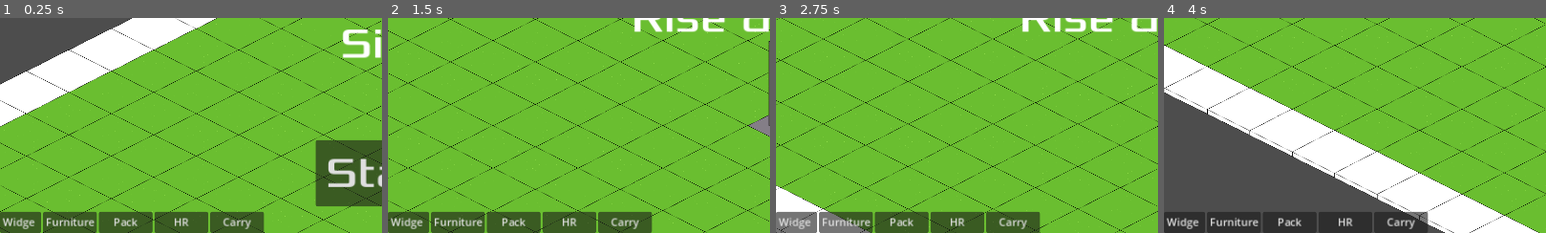
Above: before the commit, frames 1-4 (left to right).
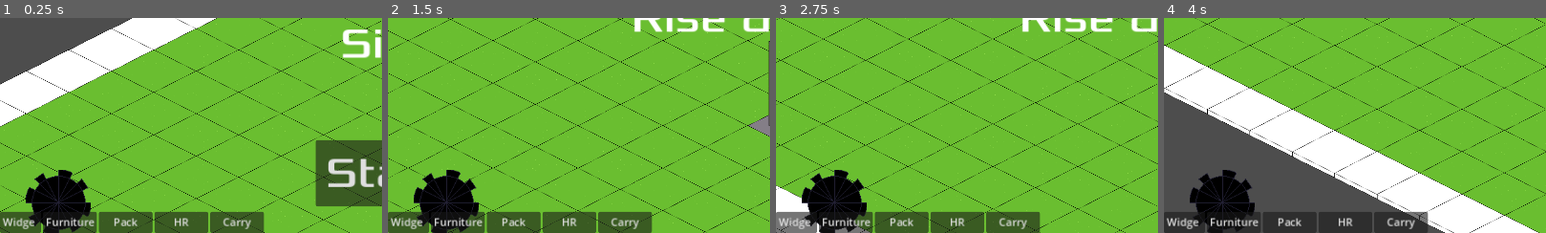
Above: after the commit, the same moments.

Repository: Final-Parsec/office-sim
Game: Godot game, scene res://main.tscn
The game is run twice, just before and just after one commit, with the same random seed, the same clock (stepped at 60 frames per second) and the same inputs.
Inputs (mouse positions are % of the whole screen's width and height, from its top left):
- Up to frame 1 (0.25 s): no input
- Up to frame 2 (1.5 s): click (8, 93) at 0.52 s; click "Start" at 1.25 s
- Up to frame 3 (2.75 s): move the mouse to (72, 45) at 2.02 s; hold Right (move_right) from 2.03 s (still down); click (72, 45) at 2.1 s
- Up to frame 4 (4 s): move the mouse to (30, 55) at 2.77 s; release Right (move_right) at 2.78 s; hold S (move_down) 2.78-3.53 s; click (30, 55) at 2.85 s; move the mouse to (60, 28) at 3.52 s; hold Right (move_right) from 3.53 s (still down); click (60, 28) at 3.6 s
The pictures show only the part of the screen within x 0-50%, y 50-100%; the shares and areas given below are measured in that part.

The runs differ from the first frame. In frame 1, 3.4% of the frame differs, in the area x 6-24%, y 70-100%; in frame 2, 3.5%; in frame 3, 3.5%; in frame 4, 3.1%.

Commit message:
action hotkeys, fix mailman double collect bug, fix widget free bug, log time because I'm suspicious of another bug

Diff:
--- a/game/hud.tscn
+++ b/game/hud.tscn
@@ -1,12 +1,53 @@
-[gd_scene load_steps=8 format=3 uid="uid://bw6td1ka2uv5c"]
+[gd_scene load_steps=19 format=3 uid="uid://bw6td1ka2uv5c"]
 
 [ext_resource type="Script" path="res://hud.gd" id="1_0jbru"]
 [ext_resource type="FontFile" uid="uid://cw8737f1dq6n3" path="res://fonts/Xolonium-Regular.ttf" id="1_3xhbu"]
+[ext_resource type="Texture2D" uid="uid://dqlvc1tmxi238" path="res://art/widget1.png" id="3_2amy2"]
 [ext_resource type="ButtonGroup" uid="uid://ccfmiaex7mmvt" path="res://action_bar.tres" id="3_63eek"]
 [ext_resource type="Script" path="res://hr_panel.gd" id="4_lgdrw"]
 [ext_resource type="Texture2D" uid="uid://ndlb74qnveg0" path="res://art/colm_reeves1.png" id="5_epwqy"]
 
 [sub_resource type="Shortcut" id="Shortcut_wpxgg"]
+
+[sub_resource type="InputEventKey" id="InputEventKey_qhti0"]
+device = -1
+keycode = 49
+unicode = 49
+
+[sub_resource type="Shortcut" id="Shortcut_o56nb"]
+events = [SubResource("InputEventKey_qhti0")]
+
+[sub_resource type="InputEventKey" id="InputEventKey_cff42"]
+device = -1
+keycode = 50
+unicode = 50
+
+[sub_resource type="Shortcut" id="Shortcut_ff7vr"]
+events = [SubResource("InputEventKey_cff42")]
+
+[sub_resource type="InputEventKey" id="InputEventKey_fkb0y"]
+device = -1
+keycode = 51
+unicode = 51
+
+[sub_resource type="Shortcut" id="Shortcut_dr0wh"]
+events = [SubResource("InputEventKey_fkb0y")]
+
+[sub_resource type="InputEventKey" id="InputEventKey_a6gk2"]
+device = -1
+keycode = 52
+unicode = 52
+
+[sub_resource type="Shortcut" id="Shortcut_ilu61"]
+events = [SubResource("InputEventKey_a6gk2")]
+
+[sub_resource type="InputEventKey" id="InputEventKey_8fpgi"]
+device = -1
+keycode = 53
+unicode = 53
+
+[sub_resource type="Shortcut" id="Shortcut_yqswv"]
+events = [SubResource("InputEventKey_8fpgi")]
 
 [sub_resource type="SpriteFrames" id="SpriteFrames_fm8g5"]
 animations = [{
@@ -94,6 +135,13 @@
 wait_time = 2.0
 one_shot = true
 
+[node name="TextureButton" type="TextureButton" parent="."]
+offset_left = 38.0
+offset_top = 552.0
+offset_right = 78.0
+offset_bottom = 592.0
+texture_normal = ExtResource("3_2amy2")
+
 [node name="WidgetButton" type="Button" parent="."]
 anchors_preset = 2
 anchor_top = 1.0
@@ -105,6 +153,7 @@
 size_flags_vertical = 8
 toggle_mode = true
 button_group = ExtResource("3_63eek")
+shortcut = SubResource("Shortcut_o56nb")
 text = "Widget"
 
 [node name="FurnitureButton" type="Button" parent="."]
@@ -116,6 +165,7 @@
 offset_right = 146.0
 grow_vertical = 0
 toggle_mode = true
+shortcut = SubResource("Shortcut_ff7vr")
 text = "Furniture"
 
 [node name="PackButton" type="Button" parent="."]
@@ -127,6 +177,7 @@
 offset_right = 230.0
 grow_vertical = 0
 toggle_mode = true
+shortcut = SubResource("Shortcut_dr0wh")
 text = "Pack"
 
 [node name="HRButton" type="Button" parent="."]
@@ -138,6 +189,7 @@
 offset_right = 314.0
 grow_vertical = 0
 toggle_mode = true
+shortcut = SubResource("Shortcut_ilu61")
 text = "HR"
 
 [node name="CarryButton" type="Button" parent="."]
@@ -149,6 +201,7 @@
 offset_right = 398.0
 grow_vertical = 0
 toggle_mode = true
+shortcut = SubResource("Shortcut_yqswv")
 text = "Carry
 "
 
--- a/game/mailman.gd
+++ b/game/mailman.gd
@@ -24,6 +24,9 @@
 	visible = true
 	var collectible_package = null
 	for package in package_container.get_children():
+		if package.is_queued_for_deletion():
+			continue
+
 		var tile_coord = $"../TileMapLayer".local_to_map($"../TileMapLayer".to_local(package.global_position))
 		var tile_data = $"../TileMapLayer".get_cell_tile_data(tile_coord)
 		if tile_data:
--- a/game/main.gd
+++ b/game/main.gd
@@ -145,6 +145,7 @@
 func _on_hud_player_rest_requested() -> void:
 	$DayTimer.paused = true
 	while current_time != 6 * 60:
+		print('advancing time ' + str(current_time) + ' - ' + str(drive_points))
 		_on_day_timer_timeout()
 		if drive_points < 100:
 			drive_points += 1
--- a/game/widget.gd
+++ b/game/widget.gd
@@ -6,9 +6,6 @@
 	var widget_types = $AnimatedSprite2D.sprite_frames.get_animation_names()
 	$AnimatedSprite2D.play(widget_types[randi() % widget_types.size()])
 	progress = 0
-
-func _on_visible_on_screen_notifier_2d_screen_exited() -> void:
-	queue_free()
 
 func build(additional_progress: int):
 	DamageNumbers.display_number(additional_progress, $NumberSpawn.global_position, additional_progress > 10)
--- a/game/widget.tscn
+++ b/game/widget.tscn
@@ -36,8 +36,6 @@
 rotation = 1.5708
 shape = SubResource("CircleShape2D_6hbh8")
 
-[node name="VisibleOnScreenNotifier2D" type="VisibleOnScreenNotifier2D" parent="."]
-
 [node name="ProgressLabel" type="Label" parent="."]
 offset_left = -33.0
 offset_top = -12.0
@@ -48,5 +46,3 @@
 
 [node name="NumberSpawn" type="Node2D" parent="."]
 position = Vector2(-10, -30)
-
-[connection signal="screen_exited" from="VisibleOnScreenNotifier2D" to="." method="_on_visible_on_screen_notifier_2d_screen_exited"]
